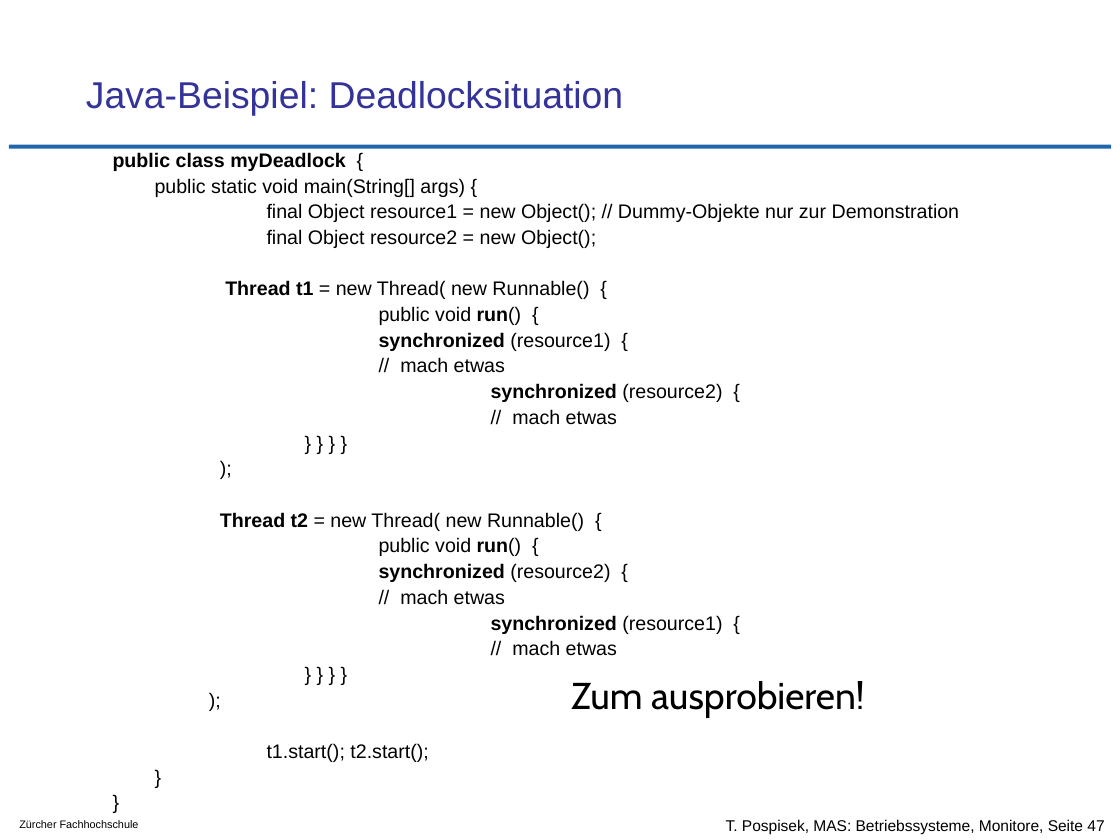
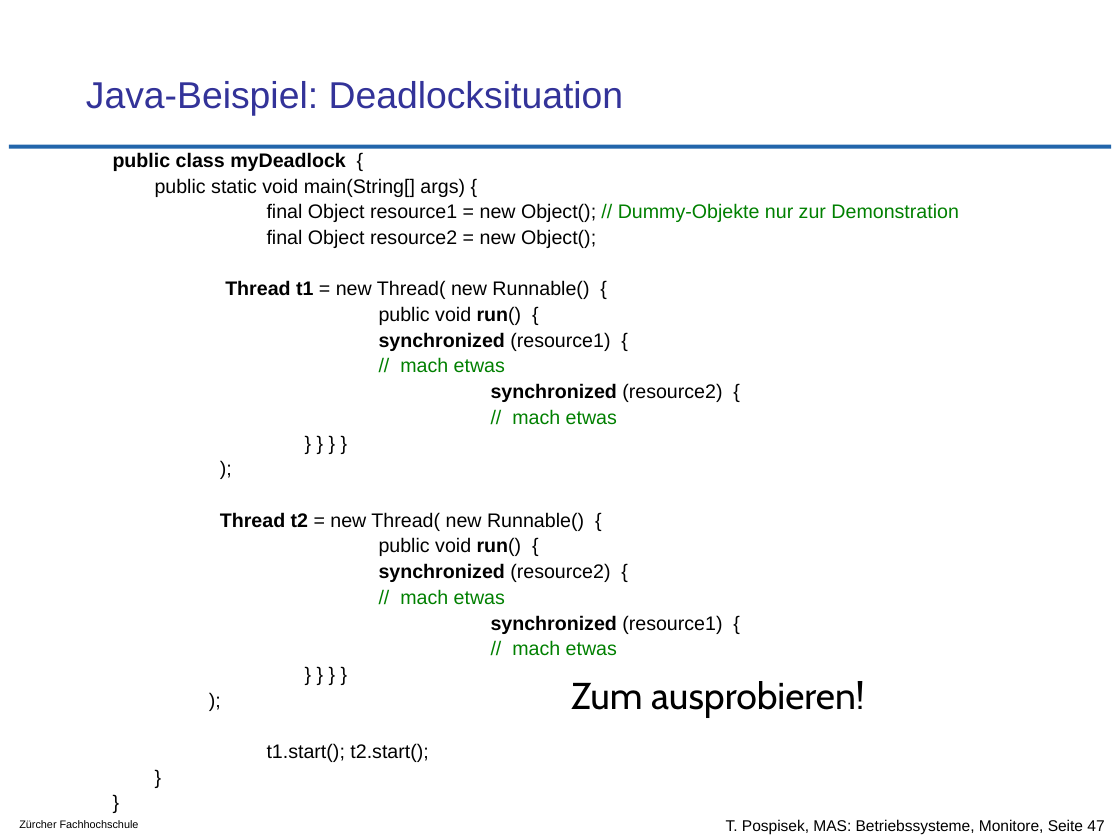
Before and after one commit to tpo/betriebssysteme, a slide deck: slide 47 of 08_Koordination_und_Synchronisation_Monitore.odp. Drawn at 1120x840 pixels with LibreOffice and Linux fonts; fonts in the diff are those of the drawing; background and template pictures are left out. Boxes give left, top, right and bottom in pixels: in the first picture for what was removed or moved away, otherwise in the second. Text is boxed around its words. In the diff, an @@ line names an element or a change of style, - is before the commit and + after.

```diff
--- a/08_Koordination_und_Synchronisation_Monitore.odp
+++ b/08_Koordination_und_Synchronisation_Monitore.odp
@@ text at bbox=[267, 203, 959, 656]: text colour #000000 to #008000 in "// Dummy-Objekte nur zur Demonstration", "// mach etwas", "// mach etwas", "// mach etwas" and 1 more places @@
```
Also in this commit, not shown: 12 other slides changed, 1 other file.
